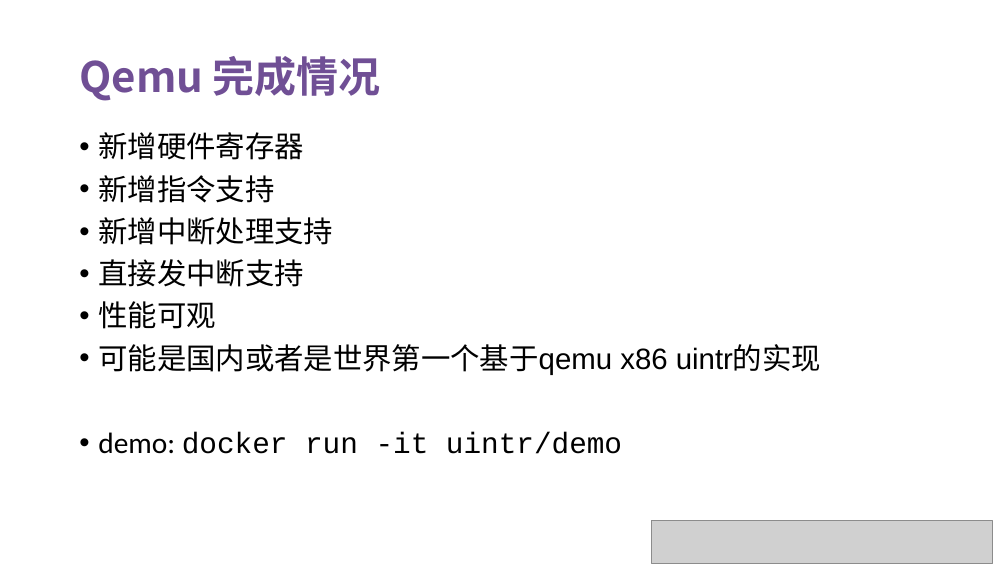
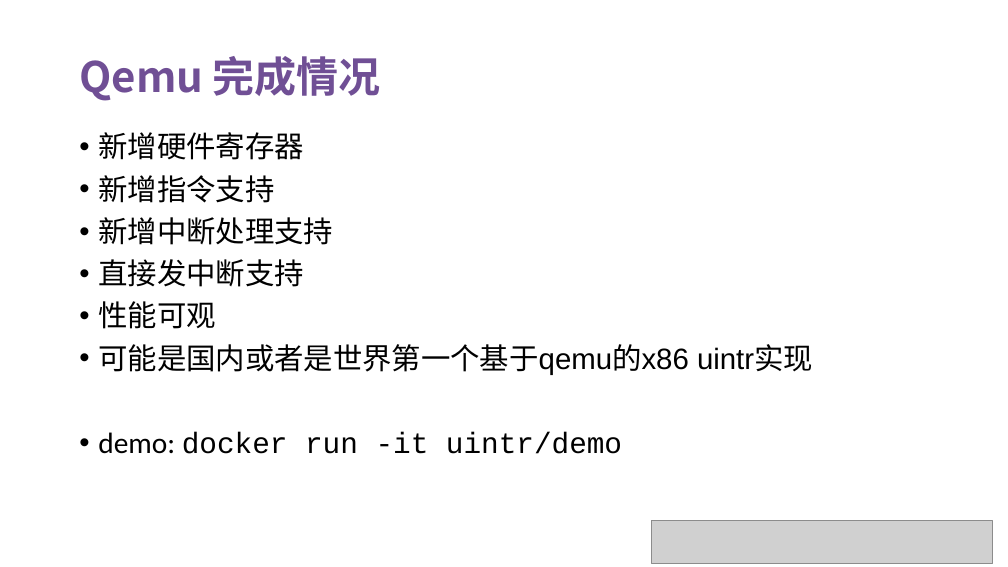
Before and after one commit to OS-F-4/usr-intr, a slide deck: slide 3 of ppt/2022-6-11.pptx. Drawn at 1008x567 pixels with LibreOffice and Linux fonts; fonts in the diff are those of the drawing; grey boxes stand for pictures. Boxes give left, top, right and bottom in pixels: in the first picture for what was removed or moved away, otherwise in the second. Text is boxed around its words. In the diff, an @@ line names an element or a change of style, - is before the commit and + after.

```diff
--- a/ppt/2022-6-11.pptx
+++ b/ppt/2022-6-11.pptx
@@ text at [98, 344, 813, 375]: text changed @@
-• 可能是国内或者是世界第一个基于qemu x86 uintr的实现
+• 可能是国内或者是世界第一个基于qemu的x86 uintr实现
```
Also in this commit, not shown: 2 other slides changed, 1 slide added.
